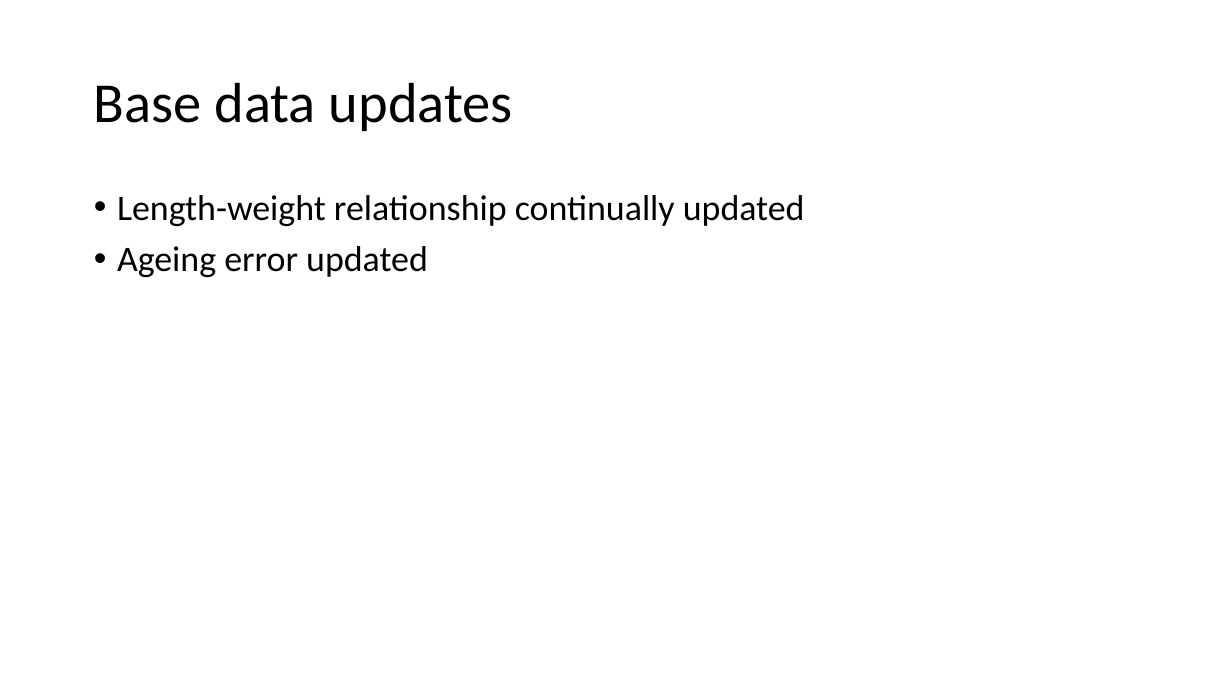
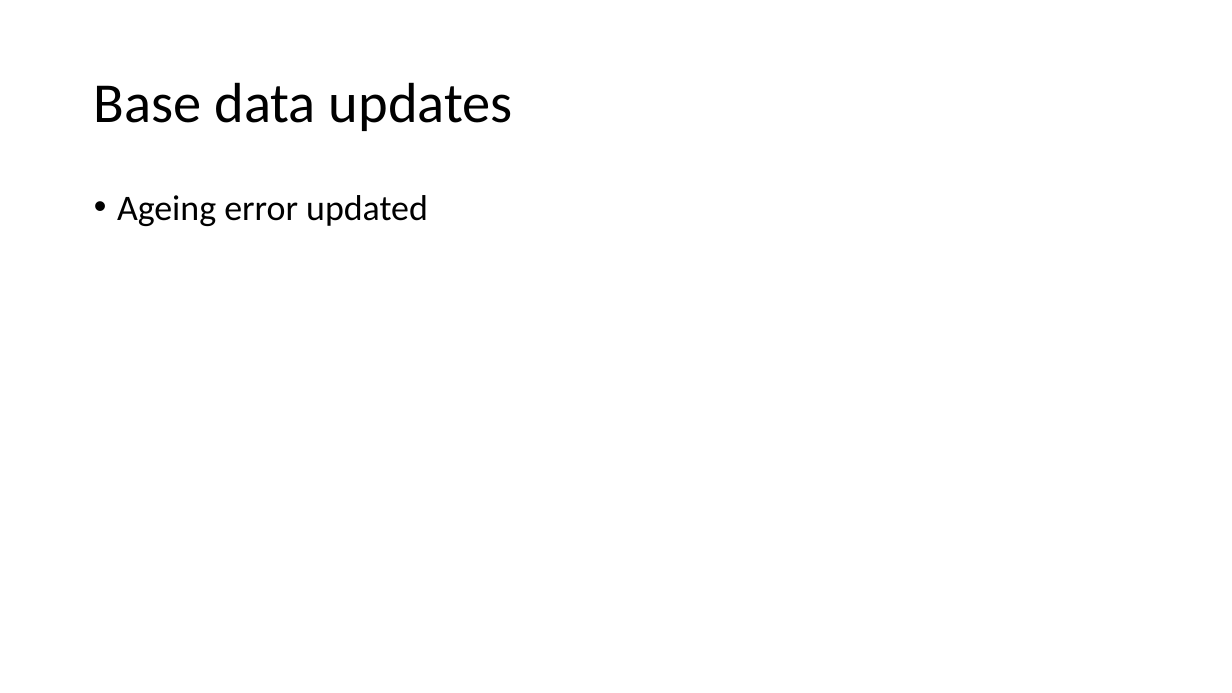
Before and after one commit to pete-hulson/goa_pcod, a slide deck: slide 3 of 2024/presentation/sept_pt/sept_pt_notes.pptx (slide 2 before the commit). Drawn at 1232x693 pixels with LibreOffice and Linux fonts; fonts in the diff are those of the drawing. Boxes give left, top, right and bottom in pixels: in the first picture for what was removed or moved away, otherwise in the second. Text is boxed around its words. In the diff, an @@ line names an element or a change of style, - is before the commit and + after.

```diff
--- a/2024/presentation/sept_pt/sept_pt_notes.pptx
+++ b/2024/presentation/sept_pt/sept_pt_notes.pptx
@@ text at <box>117,195,805,226</box>: paragraph removed @@
-• Length-weight relationship continually updated
```
Also in this commit, not shown: 2 other slides changed, 2 slides added.
